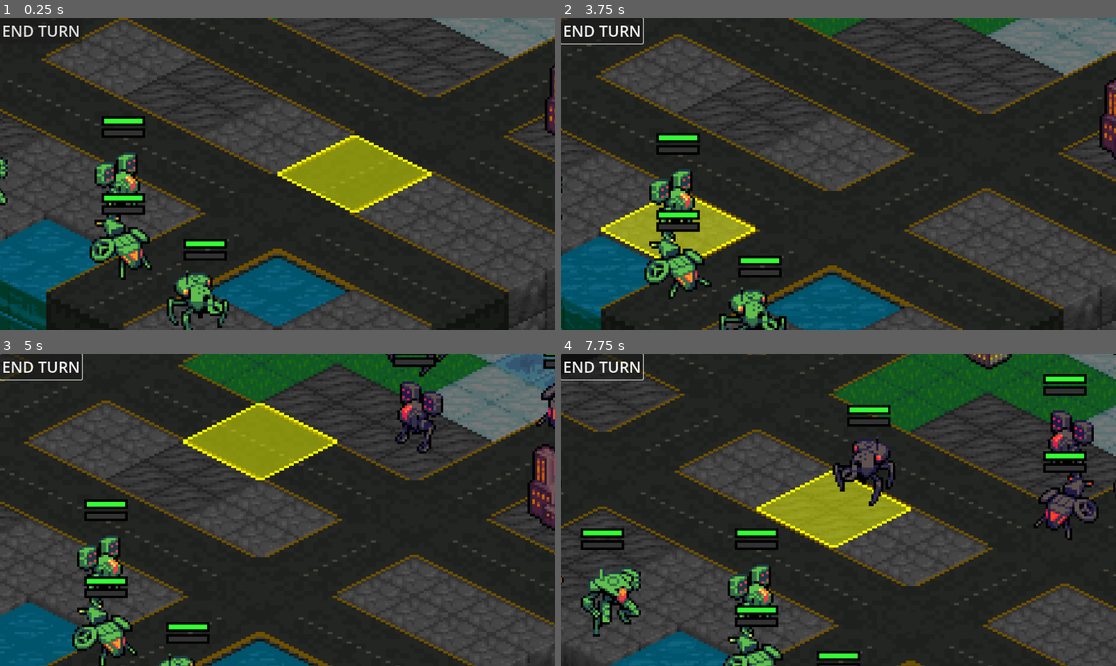
Above: before the commit, frames 1-4 (two rows, left to right).
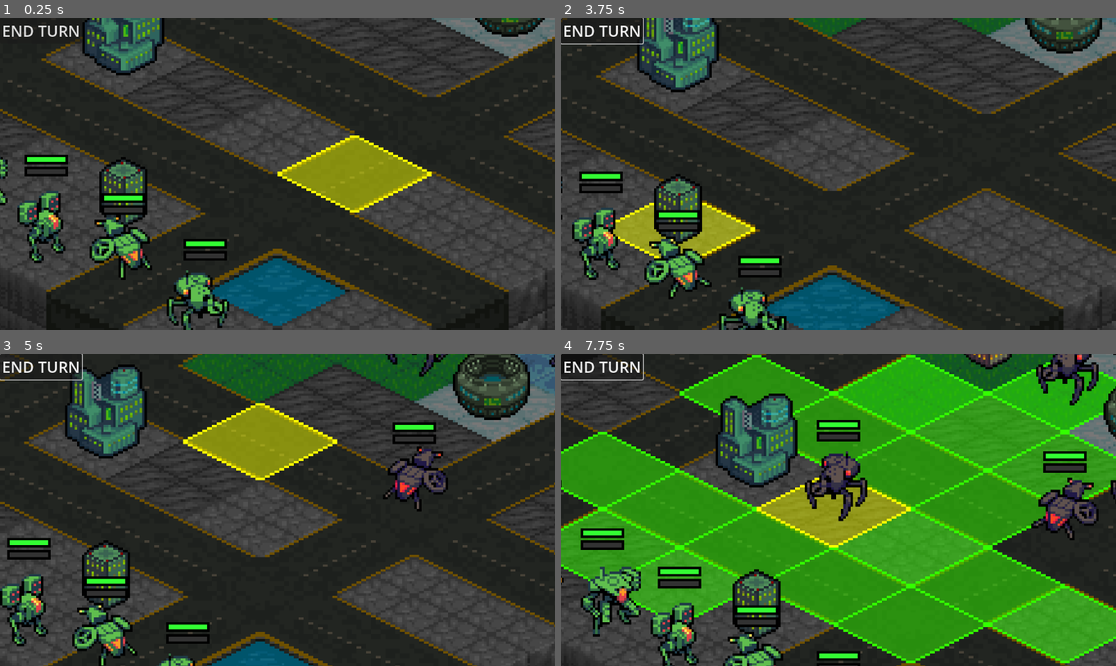
Above: after the commit, the same moments.

Repository: Tekknobot/Terrain
Game: Godot game, scene res://Scenes/Main.tscn
Two runs of this game, one before a commit and one after it. Both use one fixed random seed, a clock stepped at 60 frames per second and the inputs below.
Inputs (mouse positions are in pixels of both pictures, inside the frame that each line leads up to):
- Up to frame 1 (0.25 s): no input
- Up to frame 2 (3.75 s): click "END TURN" at 0.5 s; click "END TURN" at 1.25 s; click "END TURN" at 2 s; move the mouse to (960, 158) at 2.77 s; click (960, 158) at 2.92 s; drag from (727, 189) to (683, 308) at 3.52 s
- Up to frame 3 (5 s): move the mouse to (333, 441) at 4.27 s; click (333, 441) at 4.42 s
- Up to frame 4 (7.75 s): drag from (810, 572) to (977, 460) at 5.02 s; move the mouse to (1005, 556) at 5.77 s; click (1005, 556) at 5.92 s; drag from (672, 463) to (733, 647) at 6.52 s; move the mouse to (866, 510) at 7.27 s; click (866, 510) at 7.42 s

The runs differ from the first frame. In frame 1, 9.3% of the frame differs, in the area x 0-100%, y 0-100%; in frame 2, 10%; in frame 3, 14%; in frame 4, 65%.

Commit message:
Don't highlight melee attack range after melee.

Diff:
--- a/Scenes/Main.tscn
+++ b/Scenes/Main.tscn
@@ -195,7 +195,8 @@
 player_units = Array[PackedScene]([ExtResource("9_cq62f"), ExtResource("10_ijfy0"), ExtResource("11_1jvt7"), ExtResource("12_g6pgr"), ExtResource("13_nlsfu"), ExtResource("14_usaop")])
 enemy_units = Array[PackedScene]([ExtResource("9_tx01l"), ExtResource("10_jnxcy"), ExtResource("11_kslvh"), ExtResource("12_igjmq"), ExtResource("13_mmtes"), ExtResource("14_42888")])
 structure_scenes = Array[PackedScene]([ExtResource("29_u3kwq"), ExtResource("30_vr6ln"), ExtResource("31_u8ap8"), ExtResource("32_ebequ"), ExtResource("33_8ltv0"), ExtResource("34_r0hbk")])
-max_structures = 6
+max_structures = 8
+max_enemy_units = 8
 
 [node name="AudioStreamPlayer2D" type="AudioStreamPlayer2D" parent="TileMap"]
 
--- a/Scripts/TileMap.gd
+++ b/Scripts/TileMap.gd
@@ -7,7 +7,7 @@
 @export var grid_width: int = 10
 @export var grid_height: int = 20
 
-@export var water_threshold := -0.6
+@export var water_threshold := -0.65
 @export var sandstone_threshold := -0.2
 @export var dirt_threshold := 0.1
 @export var grass_threshold := 0.4
--- a/Scripts/Unit.gd
+++ b/Scripts/Unit.gd
@@ -395,7 +395,6 @@
 func check_adjacent_and_attack():
 	if has_adjacent_enemy():
 		print("✅ Adjacent enemy detected after movement")
-		display_attack_range(1)
 		auto_attack_adjacent()
 	else:
 		print("❌ No adjacent enemy after movement")
